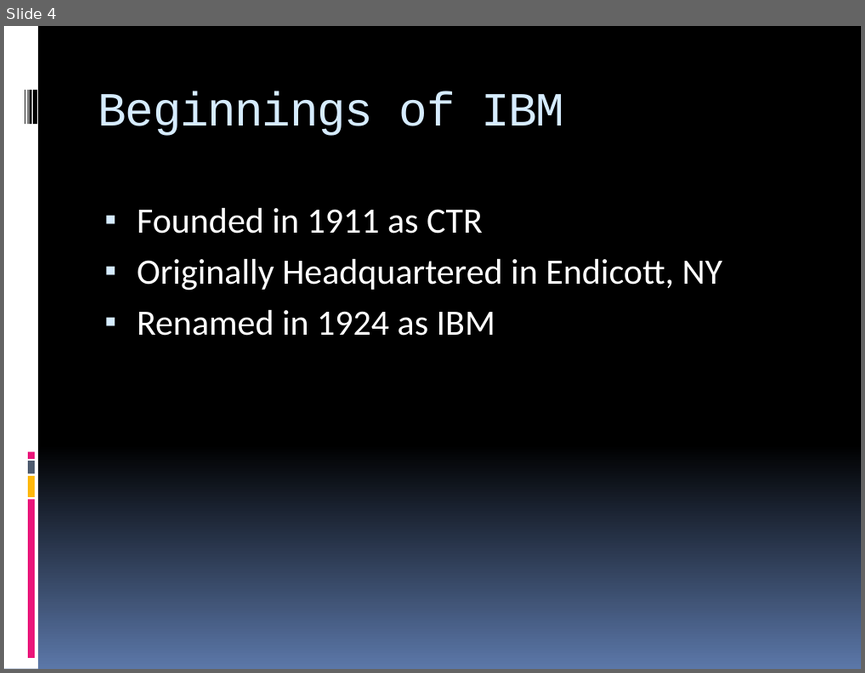
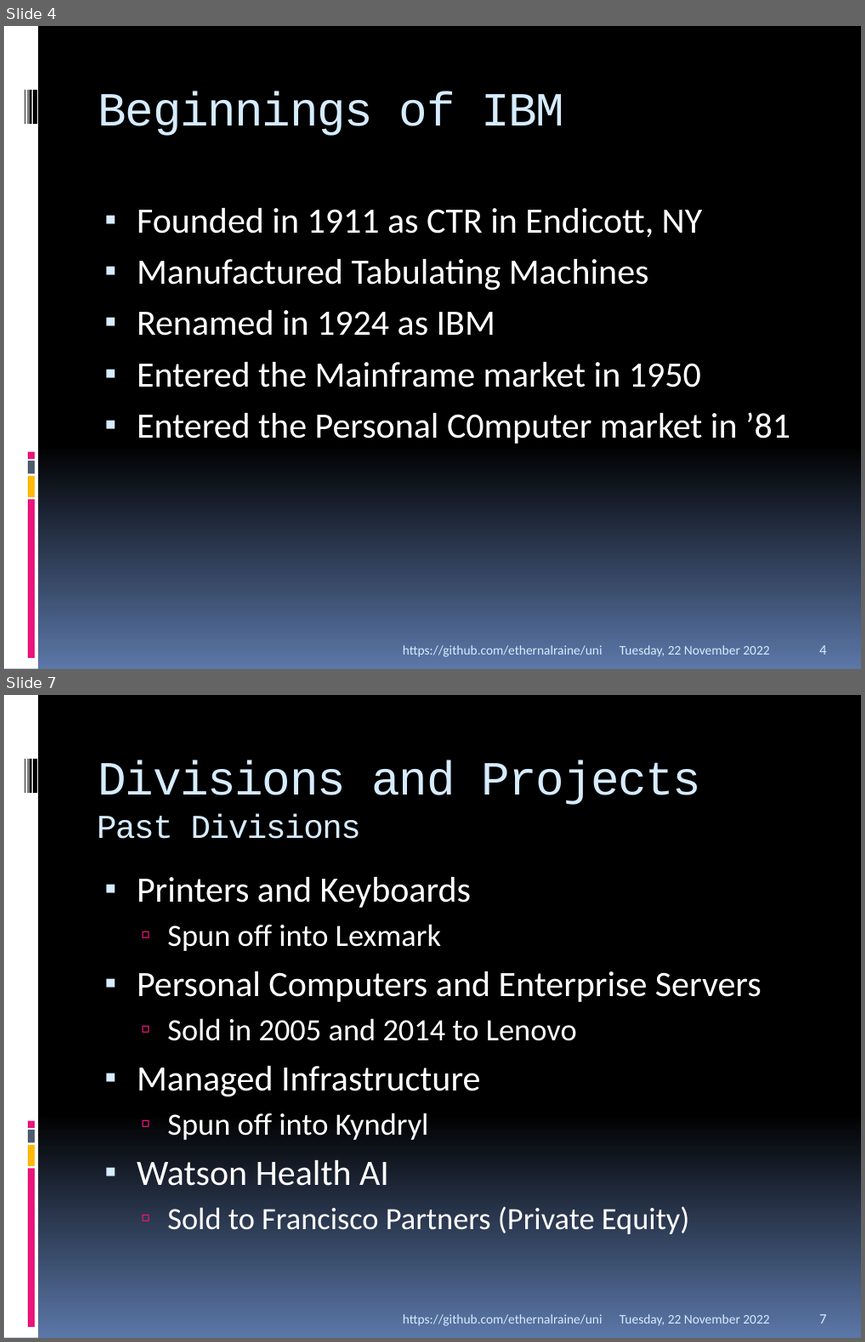
Before and after one commit to EthernalRaine/uni, a slide deck: presentations/IBM/Zero Downtime.pptx. Shown one above the other, each under a label of ours: slide 4 before the commit, slides 4 and 7 after it; the slides between them are not shown. The pictures are 865x673 and 865x1342 pixels, drawn with LibreOffice and Linux fonts; fonts in the diff are those of the drawing. Boxes give left, top, right and bottom in pixels: in the first picture for what was removed or moved away, otherwise in the second. Text is boxed around its words. In the diff, an @@ line names an element or a change of style, - is before the commit and + after.

```diff
--- a/presentations/IBM/Zero Downtime.pptx
+++ b/presentations/IBM/Zero Downtime.pptx
@@ slide 7 added at (4, 695, 861, 1338), background gradient #000000 to #5B77A8; not listed: 9 template elements that a slide beside it also shows @@
@@ title added at (98, 760, 701, 805), 40 pt, text #D6ECFF @@
+Divisions and Projects
@@ text added at (97, 814, 361, 839), 28 pt, text #D6ECFF @@
+Past Divisions
@@ text added at (137, 877, 761, 1234), 26 pt, text #FFFFFF @@
+▪ Printers and Keyboards
+  ▫ Spun off into Lexmark
+▪ Personal Computers and Enterprise Servers
+  ▫ Sold in 2005 and 2014 to Lenovo
+▪ Managed Infrastructure
+  ▫ Spun off into Kyndryl
+▪ Watson Health AI
+  ▫ Sold to Francisco Partners (Private Equity)
@@ text added at (403, 1314, 602, 1326), 11 pt, text #D6ECFF @@
+https://github.com/ethernalraine/uni
@@ text added at (619, 1314, 769, 1326), 11 pt, text #D6ECFF @@
+Tuesday, 22 November 2022
@@ page number added at (819, 1314, 826, 1323), 12 pt, text #D6ECFF @@
+7
@@ slide 4 changed as well @@
@@ text at (137, 208, 703, 290): text changed @@
-▪ Founded in 1911 as CTR
-▪ Originally Headquartered in Endicott, NY
+▪ Founded in 1911 as CTR in Endicott, NY
+▪ Manufactured Tabulating Machines
@@ text at (137, 362, 790, 443): paragraphs added @@
+▪ Entered the Mainframe market in 1950
+▪ Entered the Personal C0mputer market in ’81
@@ text added at (403, 645, 602, 657), 11 pt, text #D6ECFF @@
+https://github.com/ethernalraine/uni
@@ text added at (619, 645, 769, 657), 11 pt, text #D6ECFF @@
+Tuesday, 22 November 2022
@@ page number added at (819, 645, 826, 654), 12 pt, text #D6ECFF @@
+4
```
Also in this commit, not shown: 3 other slides changed, 13 other slides added, 2 other files.
